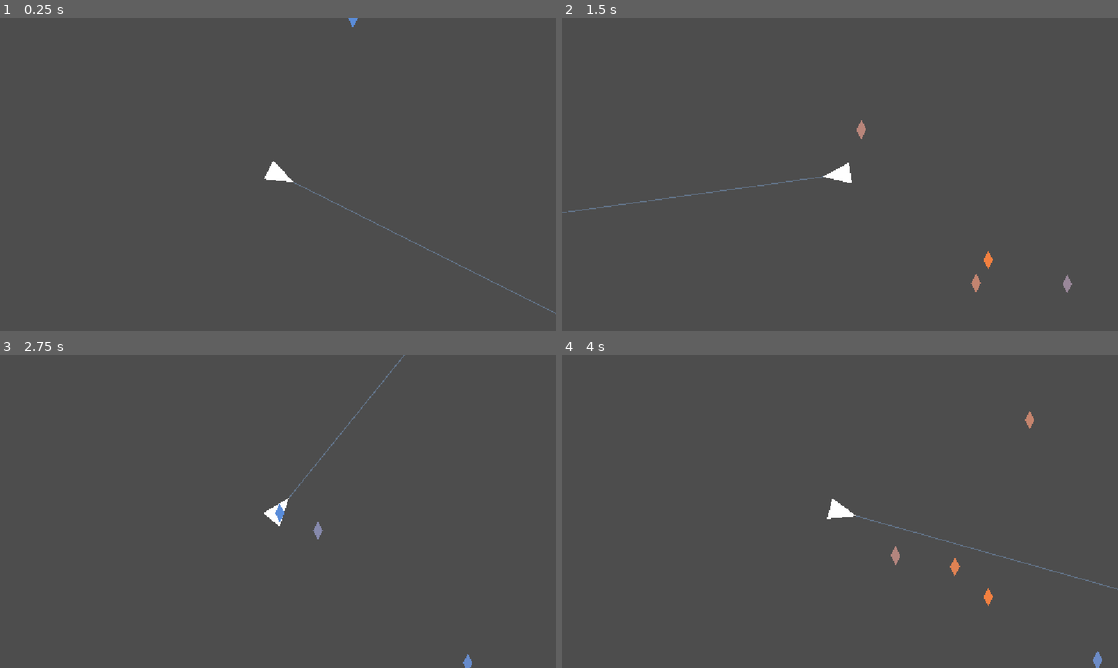
Above: before the commit, frames 1-4 (two rows, left to right).
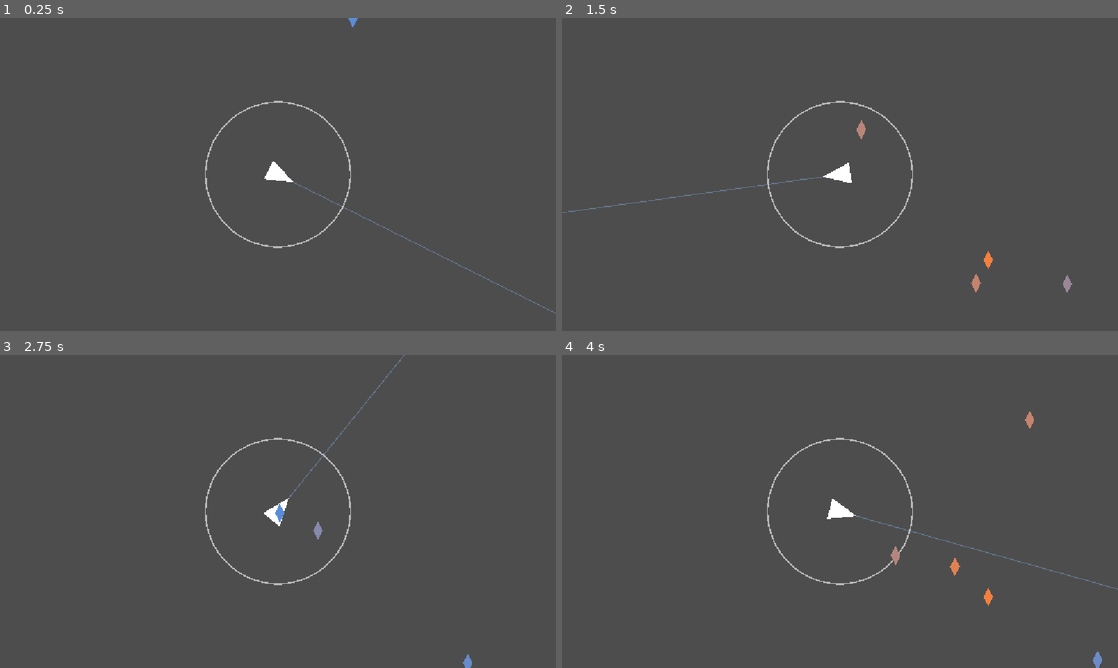
Above: after the commit, the same moments.

Repository: dreik123/MusicBullet
Game: Godot game, scene res://main.tscn
Same seed, same stepped clock (60 frames per second), same inputs: the game is played once before the commit and once after it.
Inputs (mouse positions are in pixels of both pictures, inside the frame that each line leads up to):
- Up to frame 1 (0.25 s): no input
- Up to frame 2 (1.5 s): move the mouse to (962, 158) at 0.52 s; press the mouse at (962, 158) at 0.53 s; move the mouse to (728, 190) at 1.27 s; release the mouse at (728, 190) at 1.28 s; click (728, 190) at 1.35 s
- Up to frame 3 (2.75 s): move the mouse to (333, 442) at 2.02 s; press the mouse at (333, 442) at 2.03 s
- Up to frame 4 (4 s): move the mouse to (812, 574) at 2.77 s; release the mouse at (812, 574) at 2.78 s; click (812, 574) at 2.85 s; move the mouse to (1006, 558) at 3.52 s; press the mouse at (1006, 558) at 3.53 s

The runs differ from the first frame. In frame 1, 0.4% of the frame differs, in the area x 36-64%, y 26-74%; in frame 2, 0.4%; in frame 3, 0.4%; in frame 4, 0.4%.

Commit message:
Circle part 2: drew circle

Diff:
--- a/miss_boundary.gd
+++ b/miss_boundary.gd
@@ -1,4 +1,8 @@
 extends Node2D
 
+const MISS_RADIUS = 150.0
+const STROKE_COLOR = Color(1, 1, 1, 0.6)
+const STROKE_WIDTH = 3.0
+
 func _draw():
-	pass
+	draw_circle(Vector2.ZERO, MISS_RADIUS, STROKE_COLOR, false, STROKE_WIDTH)
